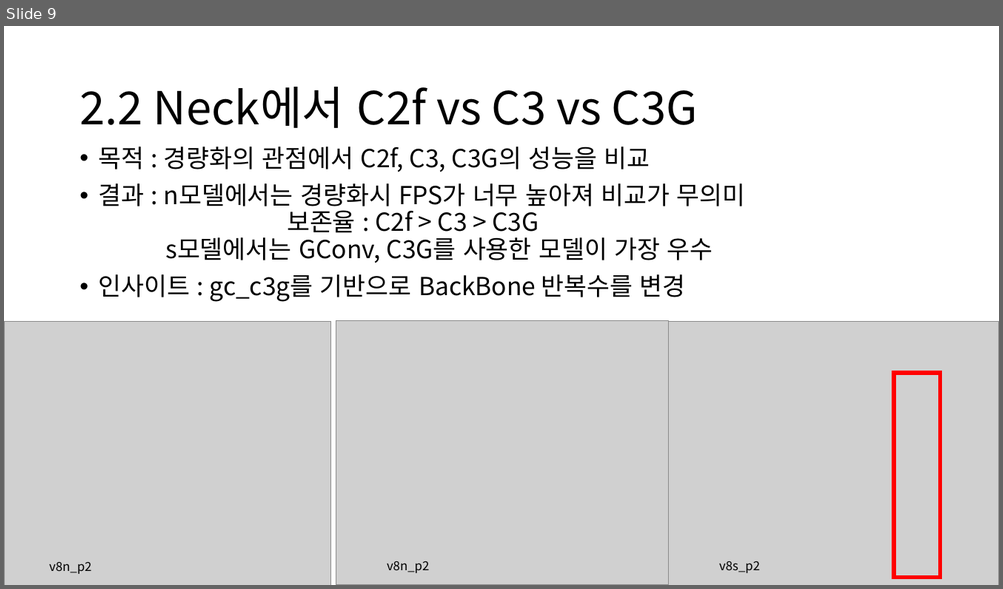
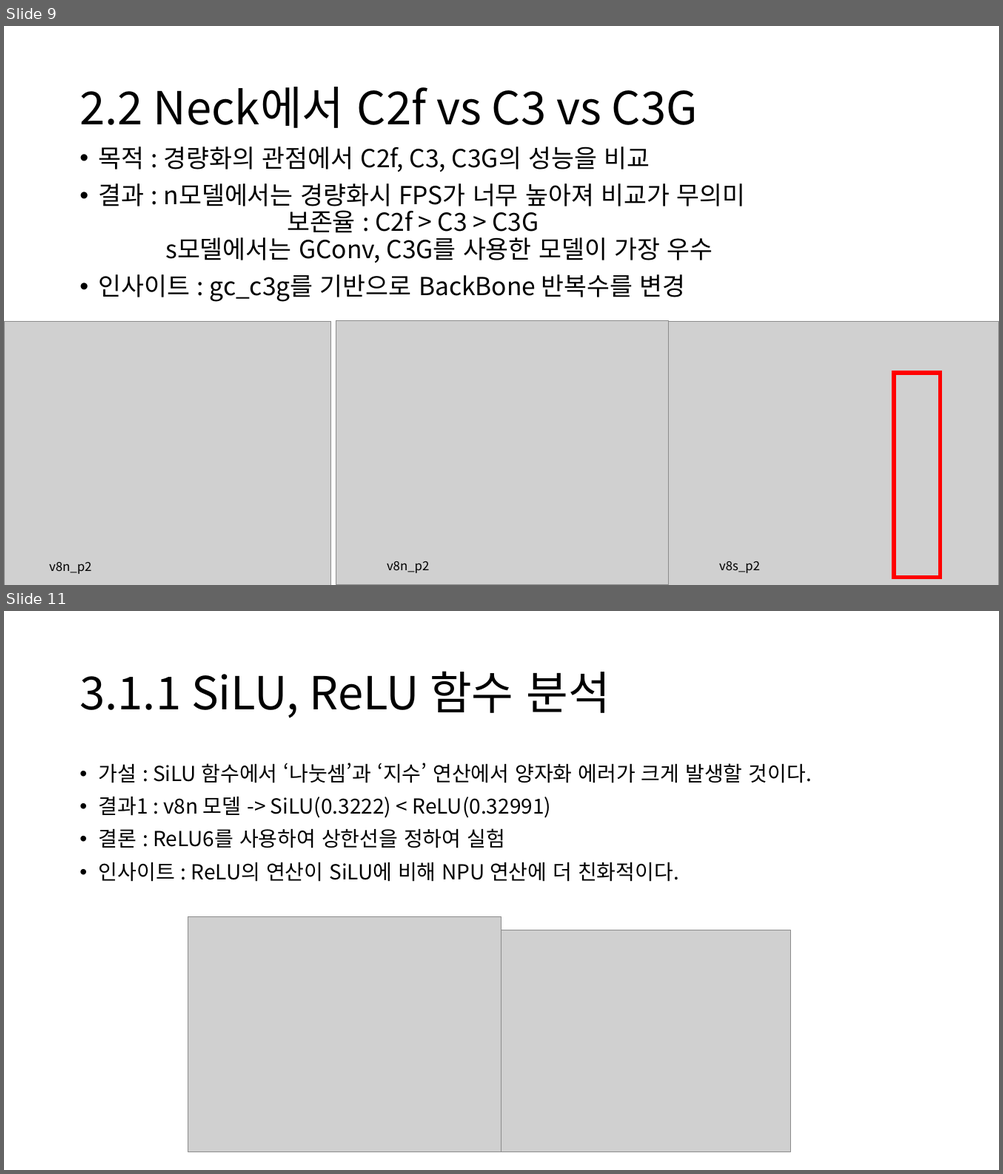
Before and after one commit to Lee-chan-hyeok/Nextchip_Autonomous_Driving_Contest, a slide deck: 11.25.pptx. Shown one above the other, each under a label of ours: slide 9 before the commit, slides 9 and 11 after it; the slides between them are not shown. The pictures are 1003x589 and 1003x1174 pixels, drawn with LibreOffice and Linux fonts; fonts in the diff are those of the drawing; grey boxes stand for pictures. Boxes give left, top, right and bottom in pixels: in the first picture for what was removed or moved away, otherwise in the second. Text is boxed around its words. In the diff, an @@ line names an element or a change of style, - is before the commit and + after.

```diff
--- a/11.25.pptx
+++ b/11.25.pptx
@@ slide 11 added at <box>4,611,999,1170</box>, background #FFFFFF @@
@@ title added at <box>79,671,610,718</box>, 44 pt, text #000000 @@
+3.1.1 SiLU, ReLU 함수 분석
@@ text added at <box>99,763,812,882</box>, 20 pt, text #000000 @@
+• 가설 : SiLU 함수에서 ‘나눗셈’과 ‘지수’ 연산에서 양자화 에러가 크게 발생할 것이다.
+• 결과1 : v8n 모델 -> SiLU(0.3222) < ReLU(0.32991)
+• 결론 : ReLU6를 사용하여 상한선을 정하여 실험
+• 인사이트 : ReLU의 연산이 SiLU에 비해 NPU 연산에 더 친화적이다.
@@ picture added at <box>188,917,502,1152</box> @@
@@ picture added at <box>502,931,791,1152</box> @@
```
Also in this commit, not shown: 4 other slides added.
